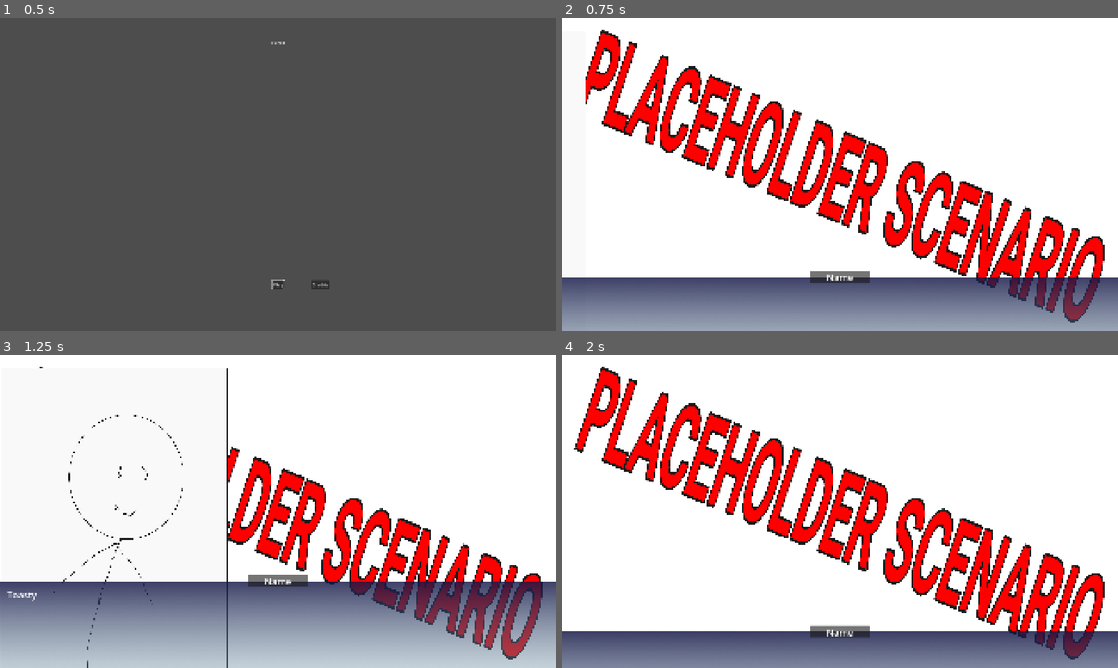
Above: before the commit, frames 1-4 (two rows, left to right).
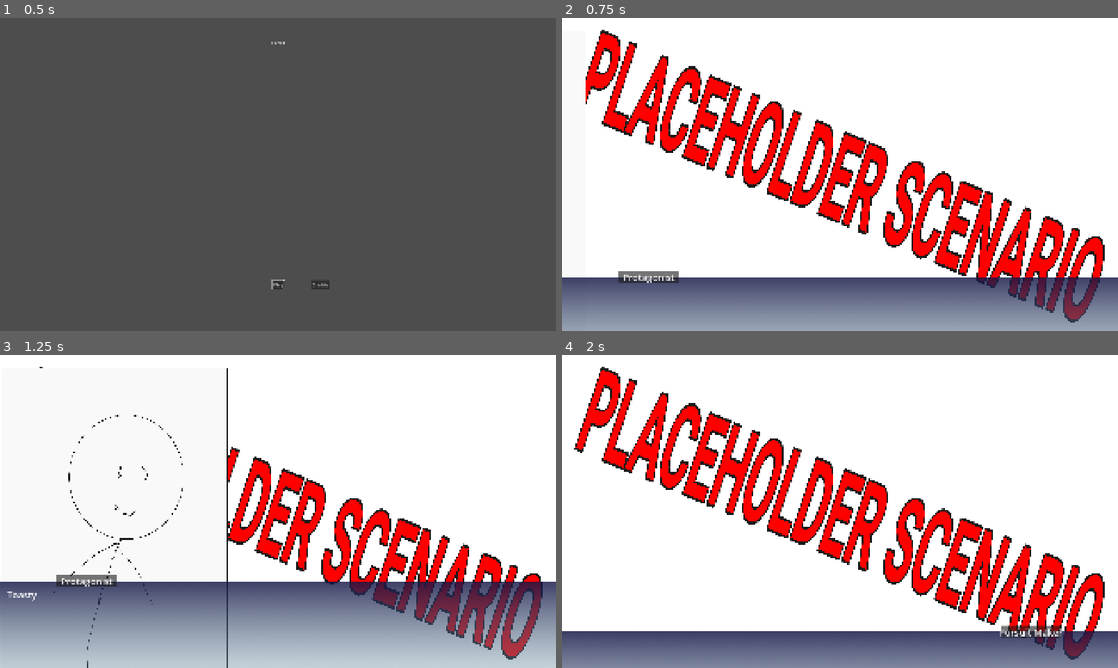
Above: after the commit, the same moments.

Repository: ricardobusta/globalgamejam2026
Game: Godot game, scene res://scenes/title.tscn
Two runs of this game, one before a commit and one after it. Both use one fixed random seed, a clock stepped at 60 frames per second and the inputs below.
Inputs (mouse positions are in pixels of both pictures, inside the frame that each line leads up to):
- Up to frame 1 (0.5 s): no input
- Up to frame 2 (0.75 s): click "Play" at 0.5 s
- Up to frame 3 (1.25 s): no input
- Up to frame 4 (2 s): tap Enter (ui_accept) at 1.25, 1.52 s; move the mouse to (962, 495) at 1.27 s; click (962, 495) at 1.42 s

Frame 1 is identical in both runs. In frame 2, 0.8% of the frame differs, in the area x 10-56%, y 80-85%; in frame 3, 0.8%; in frame 4, 0.8%, in the area x 44-90%, y 86-91%.

Commit message:
Add names to the name plates

Diff:
--- a/furto/code/vn/vn_controller.gd
+++ b/furto/code/vn/vn_controller.gd
@@ -68,14 +68,21 @@
 		vn_root.vn_fade_panel.visible = false
 
 
-func show_text(text: String, character: CharacterRoot) -> void:
+func show_text(text: String, character: CharacterRoot = null) -> void:
 	await show_texts([text], character)
 
 
-func show_texts(texts: Array[String], character: CharacterRoot) -> void:
+func show_texts(texts: Array[String], character: CharacterRoot = null) -> void:
 	vn_root.vn_text_panel.visible = true
 	vn_root.vn_text_panel.position = Vector2(0, vn_text_panel_off_y)
 	vn_root.vn_text_label.visible_ratio = 0.0
+
+	if character != null:
+		vn_root.vn_name_panel.visible = true
+		vn_root.vn_name_panel.position.x = character.get_on_position() - vn_root.vn_name_panel.size.x/2.0
+		vn_root.vn_name_label.text = character.char_name
+	else:
+		vn_root.vn_name_panel.visible = false
 
 	var tween := create_tween()
 	tween.tween_property(vn_root.vn_text_panel, "position:y", vn_text_panel_on_y, vn_text_animate_duration)\
